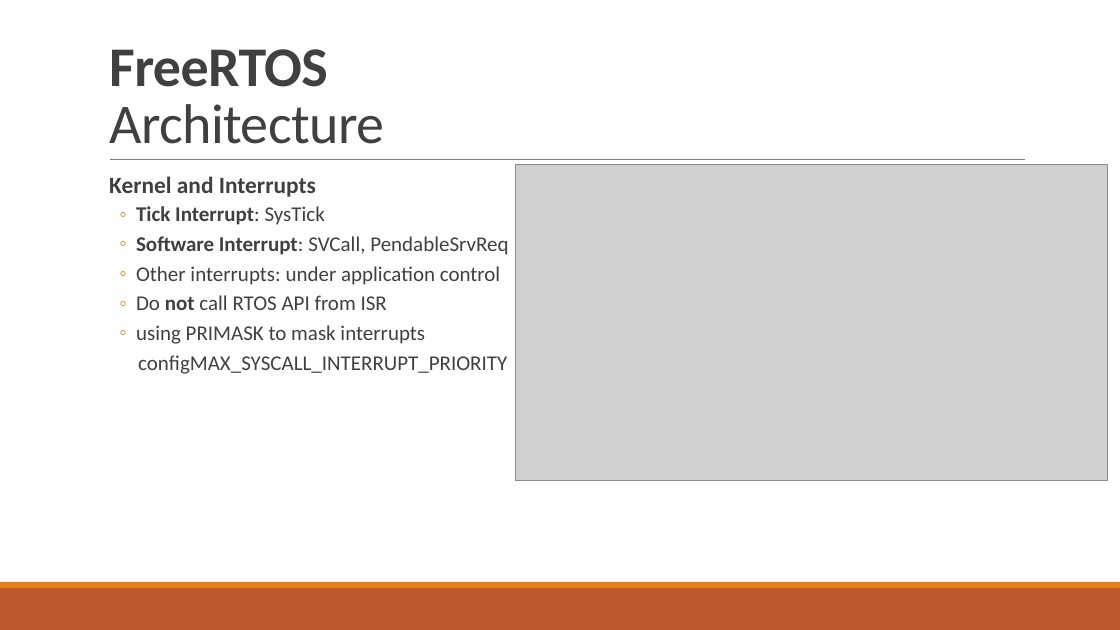
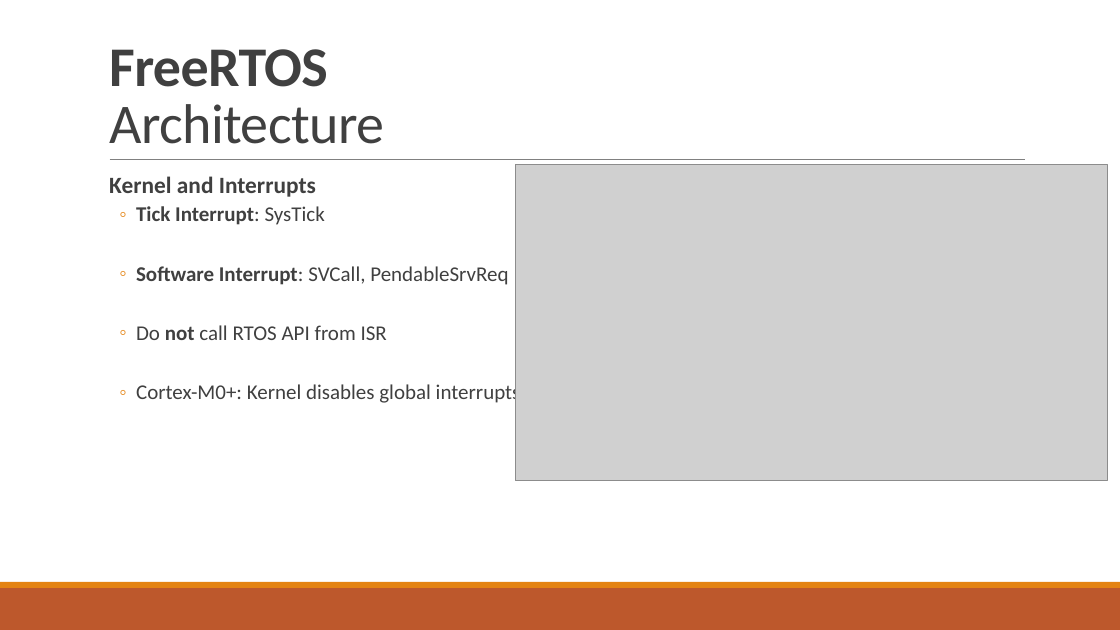
Before and after one commit to tfineich/INTRO_Projekt, a slide deck: slide 8 of Recap_SW5_Ineichen_Stecher.pptx (slide 10 before the commit). Drawn at 1120x630 pixels with LibreOffice and Linux fonts; fonts in the diff are those of the drawing; grey boxes stand for pictures. Boxes give left, top, right and bottom in pixels: in the first picture for what was removed or moved away, otherwise in the second. Text is boxed around its words. In the diff, an @@ line names an element or a change of style, - is before the commit and + after.

```diff
--- a/Recap_SW5_Ineichen_Stecher.pptx
+++ b/Recap_SW5_Ineichen_Stecher.pptx
@@ text at <box>136,266,500,285</box>: paragraph removed @@
-  ◦ Other interrupts: under application control
@@ text at <box>136,382,521,406</box>: text changed @@
-  ◦ using PRIMASK to mask interrupts
-  configMAX_SYSCALL_INTERRUPT_PRIORITY
+  ◦ Cortex-M0+: Kernel disables global interrupts
```
Also in this commit, not shown: 7 other slides changed, 2 slides removed.
